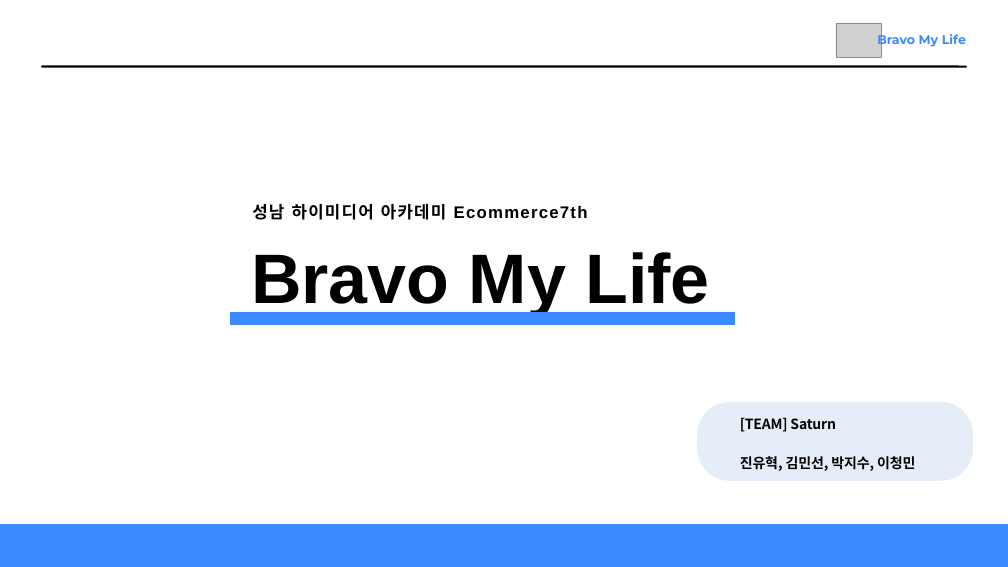
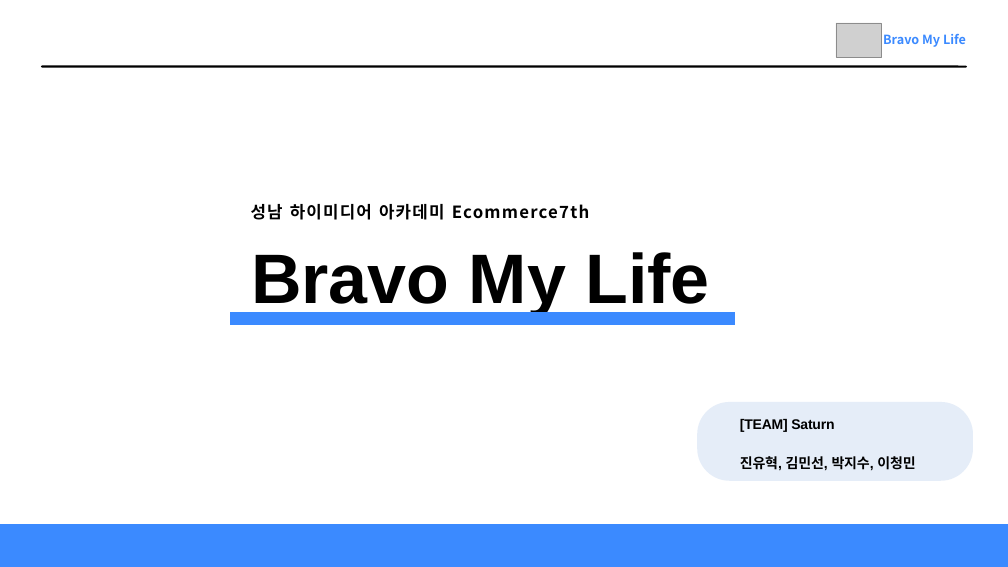
Before and after one commit to Parkjisoo00/ecommerce.saturn, a slide deck: slide 1 of resource/10.prepare/Saturn 미완성.pptx. Drawn at 1008x567 pixels with LibreOffice and Linux fonts; fonts in the diff are those of the drawing; grey boxes stand for pictures. Boxes give left, top, right and bottom in pixels: in the first picture for what was removed or moved away, otherwise in the second. Text is boxed around its words. In the diff, an @@ line names an element or a change of style, - is before the commit and + after.

```diff
--- a/resource/10.prepare/Saturn 미완성.pptx
+++ b/resource/10.prepare/Saturn 미완성.pptx
@@ text "Bravo My Life" at (883,34,966,47): font Montserrat to Noto Sans CJK KR @@
@@ text "성남 하이미디어 아카데미 Ecommerce7th" at (251,204,589,220): font Arial to Noto Sans CJK KR @@
@@ text "[TEAM] Saturn" at (740,419,915,471): font Noto Sans CJK KR to Arial @@
```
Also in this commit, not shown: 23 other slides changed, 7 slides added, 3 other files.
